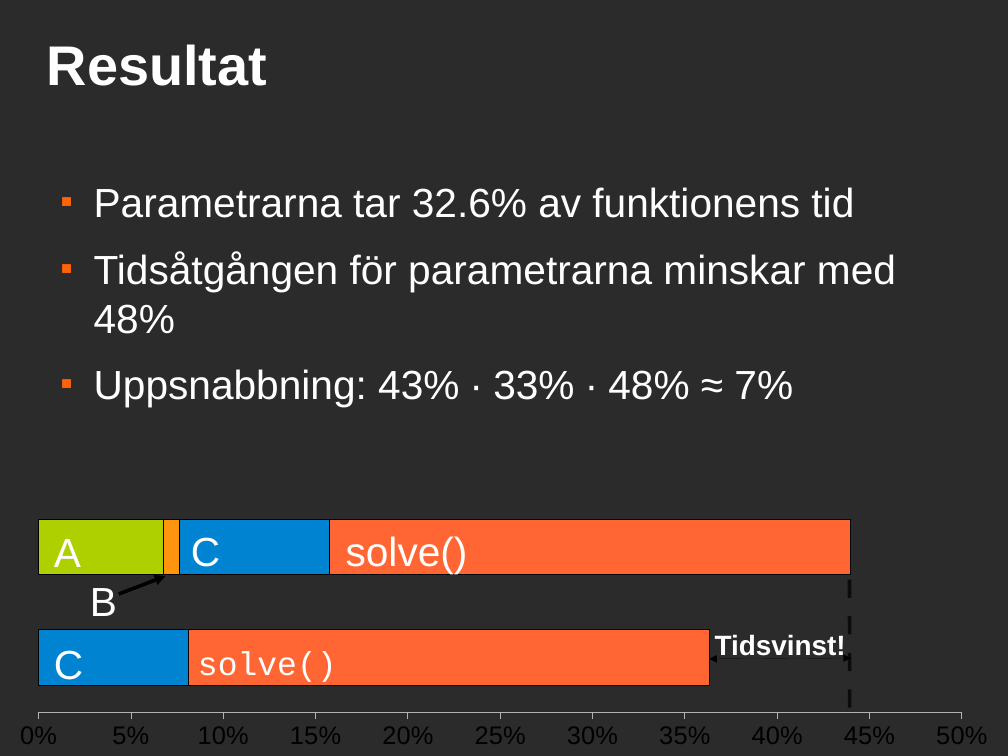
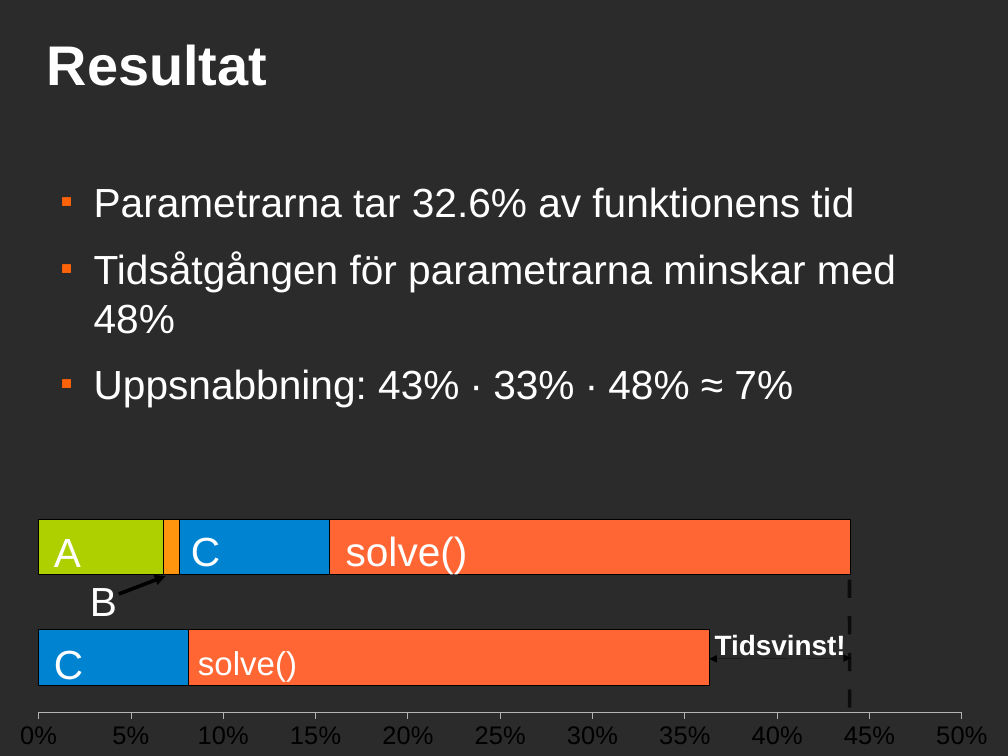
Before and after one commit to saifthe1/openfoam-openmp, a slide deck: slide 16 of presentation/pres.odp. Drawn at 1008x756 pixels with LibreOffice and Linux fonts; fonts in the diff are those of the drawing; background and template pictures are left out; a plain dark background stands for a picture behind light text. Boxes give left, top, right and bottom in pixels: in the first picture for what was removed or moved away, otherwise in the second. Text is boxed around its words. In the diff, an @@ line names an element or a change of style, - is before the commit and + after.

```diff
--- a/presentation/pres.odp
+++ b/presentation/pres.odp
@@ text "solve()" at (198, 651, 297, 681): font Courier New to Arial @@
```
Also in this commit, not shown: 4 other slides changed, 1 other file.
